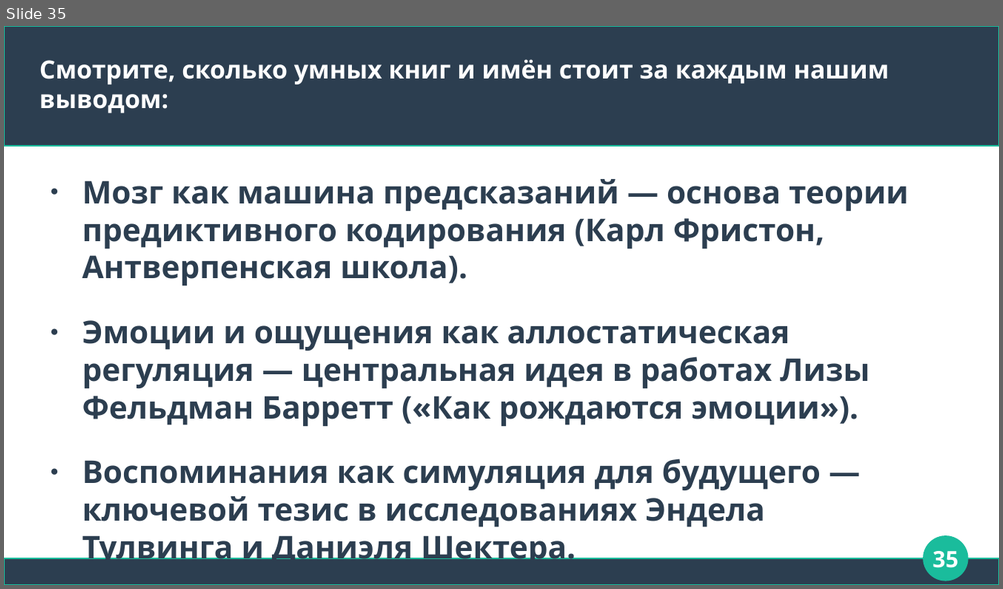
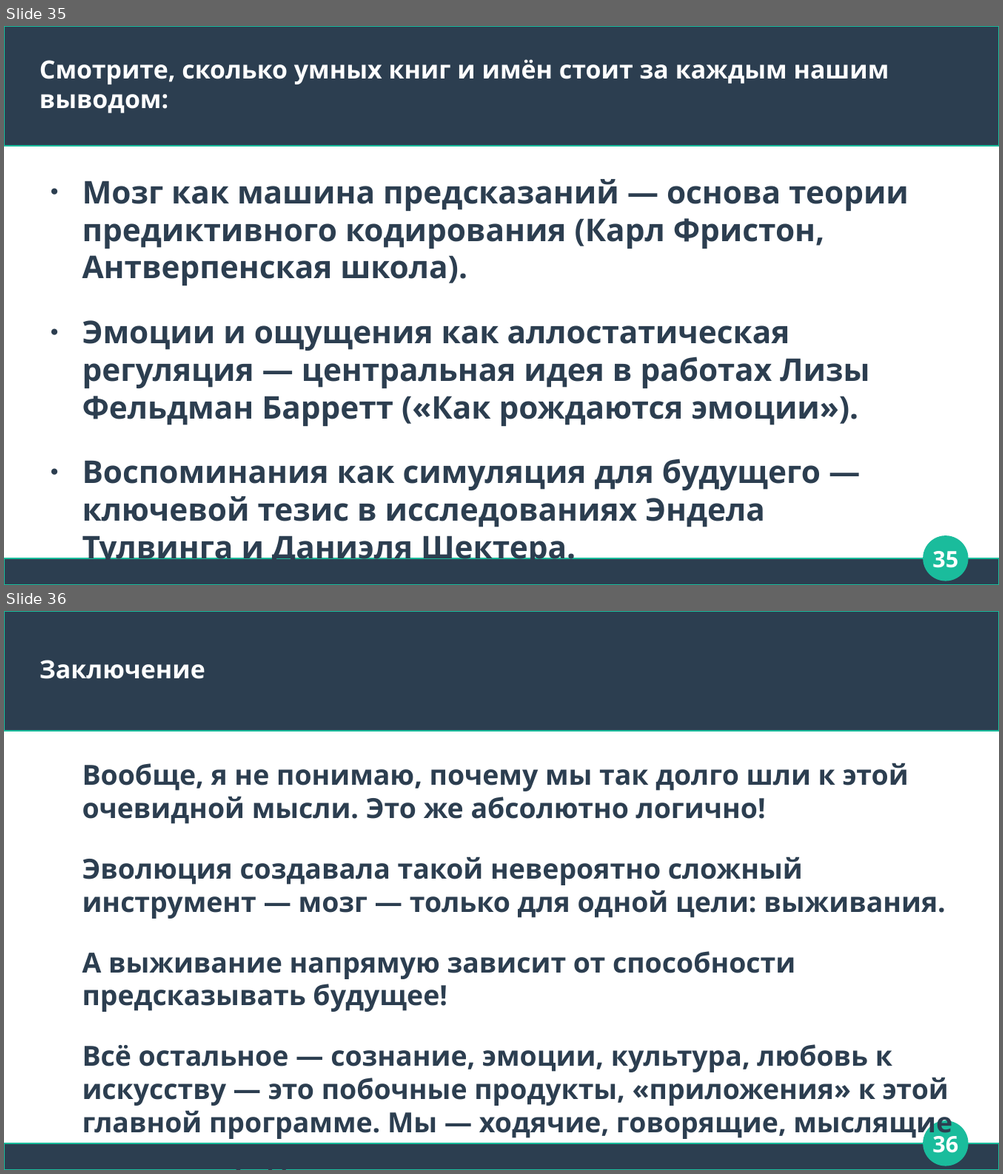
Before and after one commit to Chularev/articles, a slide deck: Psychology/4. аллостаз.odp. Shown one above the other, each under a label of ours: slide 35 before the commit, slides 35 and 36 after it. The pictures are 1003x589 and 1003x1174 pixels, drawn with LibreOffice and Linux fonts; fonts in the diff are those of the drawing. Boxes give left, top, right and bottom in pixels: in the first picture for what was removed or moved away, otherwise in the second. Text is boxed around its words. In the diff, an @@ line names an element or a change of style, - is before the commit and + after.

Commit message:
тмп

```diff
--- a/Psychology/4. аллостаз.odp
+++ b/Psychology/4. аллостаз.odp
@@ slide 36 added at (4,611,999,1170), background #FFFFFF; not listed: 3 template elements that a slide beside it also shows @@
@@ title added at (40,660,205,679), 20 pt, text #FFFFFF, bold @@
+Заключение
@@ text added at (82,763,952,1141), 22.1 pt, text #2C3E50, bold @@
+Вообще, я не понимаю, почему мы так долго шли к этой очевидной мысли. Это же абсолютно логично!
+Эволюция создавала такой невероятно сложный инструмент — мозг — только для одной цели: выживания.
+А выживание напрямую зависит от способности предсказывать будущее!
+Всё остальное — сознание, эмоции, культура, любовь к искусству — это побочные продукты, «приложения» к этой главной программе. Мы — ходячие, говорящие, мыслящие системы предсказания.
@@ page number added at (932,1131,958,1153), 18 pt, text #FFFFFF, bold @@
+36
```
Also in this commit, not shown: 1 other slide added, 1 slide removed.
